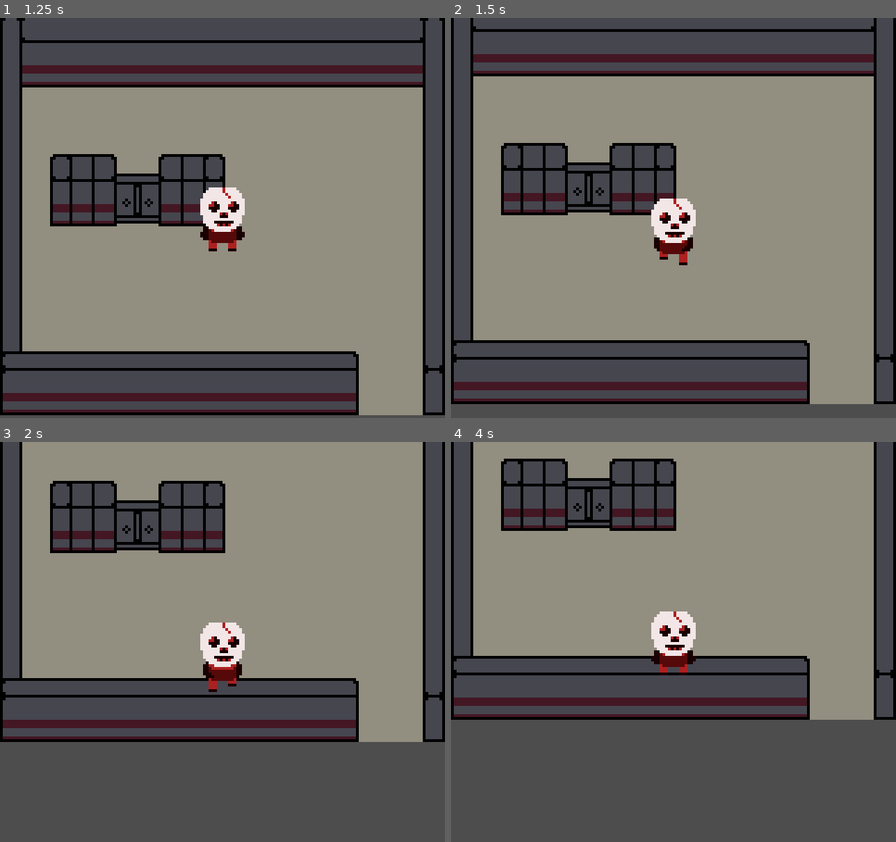
Above: before the commit, frames 1-4 (two rows, left to right).
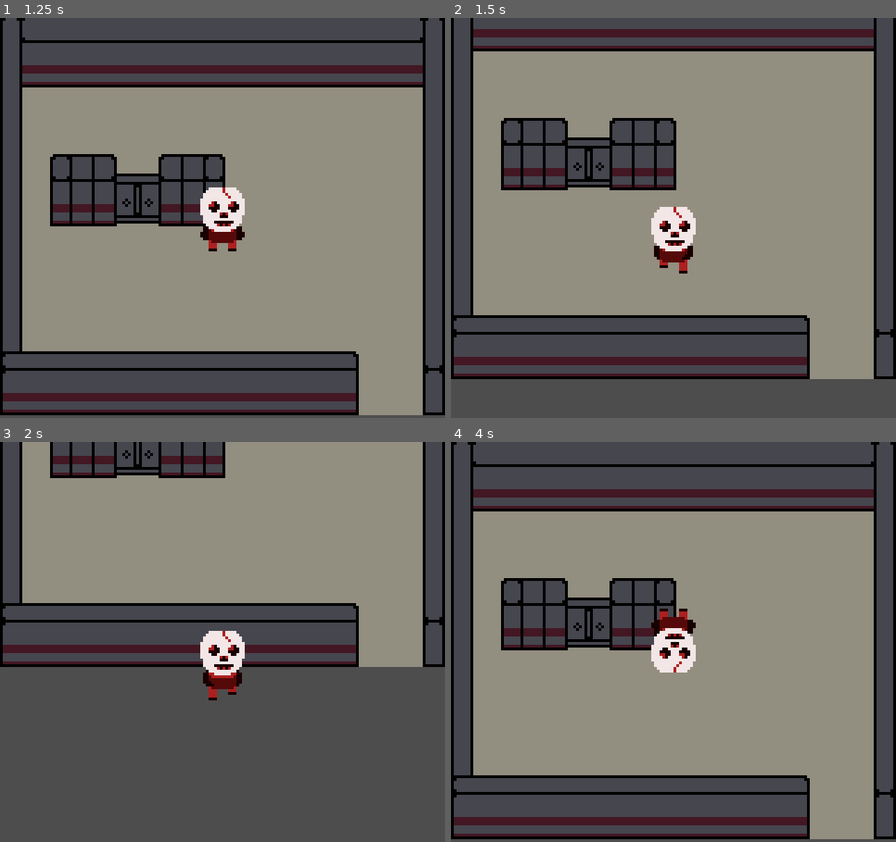
Above: after the commit, the same moments.

Repository: WillGuerreiros/GBJAM12
Game: Godot game, scene res://scenes/teste.tscn
Two runs of this game, one before a commit and one after it. Both use one fixed random seed, a clock stepped at 60 frames per second and the inputs below.
Inputs:
- Up to frame 1 (1.25 s): hold Right (right_button) from 0.53 s (still down)
- Up to frame 2 (1.5 s): tap Enter at 1.25 s; release Right (right_button) at 1.28 s; hold Down (down_button) from 1.28 s (still down)
- Up to frame 3 (2 s): keep holding Down (down_button)
- Up to frame 4 (4 s): release Down (down_button) at 2.03 s; hold Right (right_button) 2.03-2.78 s; hold Up (up_button) 2.78-3.53 s; hold Left (left_button) from 3.53 s (still down)

Frame 1 is identical in both runs. In frame 2, 28% of the frame differs, in the area x 0-100%, y 2-97%; in frame 3, 31%; in frame 4, 54%, in the area x 0-100%, y 0-100%.

Commit message:
movement up and down

Diff:
--- a/scenes/player.tscn
+++ b/scenes/player.tscn
@@ -33,7 +33,7 @@
 "texture": SubResource("AtlasTexture_rmxe5")
 }],
 "loop": true,
-"name": &"idle_animation",
+"name": &"idle_down_animation",
 "speed": 3.0
 }, {
 "frames": [{
@@ -61,12 +61,12 @@
 [node name="player" type="CharacterBody2D" groups=["Player"]]
 motion_mode = 1
 script = ExtResource("1_7lprj")
-speed = 50.0
-accel = 1.0
+speed = 100.0
+accel = 100.0
 
 [node name="spriteanim" type="AnimatedSprite2D" parent="."]
 sprite_frames = SubResource("SpriteFrames_wjvs4")
-animation = &"idle_animation"
+animation = &"idle_down_animation"
 
 [node name="player_shape" type="CollisionShape2D" parent="."]
 shape = SubResource("CapsuleShape2D_osike")
--- a/scripts/player.gd
+++ b/scripts/player.gd
@@ -5,8 +5,12 @@
 @onready var spriteanim: AnimatedSprite2D = $spriteanim
 @onready var player: Player = $"."
 
-enum states {IDLE_DOWN, PICKUP_DOWN, WALK_DOWN}
-
+enum states {
+	IDLE_DOWN, PICKUP_DOWN, WALK_DOWN,
+	IDLE_UP, PICKUP_UP, WALK_UP,
+	IDLE_LEFT, PICKUP_LEFT, WALK_LEFT,
+	IDLE_RIGHT, PICKUP_RIGHT, WALK_RIGHT,
+	 }
 
 @export var currentState :states
 @export var speed: float
@@ -21,6 +25,14 @@
 		currentState = states.WALK_DOWN
 	elif Input.is_action_just_released("down_button"):
 		currentState = states.IDLE_DOWN
+	elif Input.is_action_just_pressed("up_button"):
+		currentState = states.WALK_UP
+	elif Input.is_action_just_released("up_button"):
+		currentState = states.IDLE_UP
+	elif Input.is_action_just_pressed("left_button"):
+		currentState = states.WALK_LEFT
+	elif Input.is_action_just_pressed("right_button"):
+		currentState = states.WALK_RIGHT
 
 	match currentState:
 		states.IDLE_DOWN:
@@ -29,6 +41,24 @@
 			pickup_down_function()
 		states.WALK_DOWN:
 			walk_down_function()
+		states.IDLE_UP:
+			idle_up_function()
+		states.PICKUP_UP:
+			pickup_up_function()
+		states.WALK_UP:
+			walk_up_function()
+		states.IDLE_LEFT:
+			idle_lef_function()
+		states.PICKUP_LEFT:
+			pickup_left_function()
+		states.WALK_LEFT:
+			walk_left_function()
+		states.IDLE_RIGHT:
+			idle_right_function()
+		states.PICKUP_RIGHT:
+			pickup_right_function()
+		states.WALK_RIGHT:
+			walk_right_function()
 	move_and_slide()
 
 func change_state(newState):
@@ -36,17 +66,49 @@
 	pass
 
 func idle_down_function():
-	spriteanim.play("idle_animation")
-	if player.velocity > Vector2.ZERO:
-		print(player.velocity)
-		player.velocity -= player.velocity*accel
+	spriteanim.play("idle_down_animation")
+	player.velocity = Vector2.ZERO
+	spriteanim.flip_v = false
 
 func walk_down_function():
 	spriteanim.play("walk_down_animation")
+	spriteanim.flip_v = false
 	if velocity.y < speed:
-		player.velocity.y += 1 + velocity.y*accel
-		print(player.velocity)
-
+		velocity.y = velocity.y + 1*accel
 
 func pickup_down_function():
 	pass
+
+func idle_up_function():
+	velocity = Vector2.ZERO
+	spriteanim.play("idle_down_animation")
+	spriteanim.flip_v = true
+	pass
+
+func pickup_up_function():
+	pass
+
+func walk_up_function():
+	spriteanim.play("walk_down_animation")
+	spriteanim.flip_v = true
+	if velocity.y > -speed:
+		velocity.y = velocity.y -1*accel
+		print(player.velocity)
+
+func idle_lef_function():
+	pass
+
+func pickup_left_function():
+	pass
+
+func walk_left_function():
+	pass
+
+func idle_right_function():
+	pass
+
+func pickup_right_function():
+	pass
+
+func walk_right_function():
+	pass
